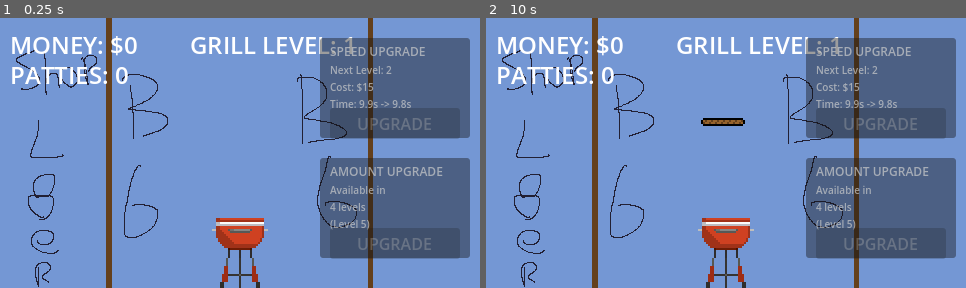
Above: before the commit, frames 1-2 (left to right).
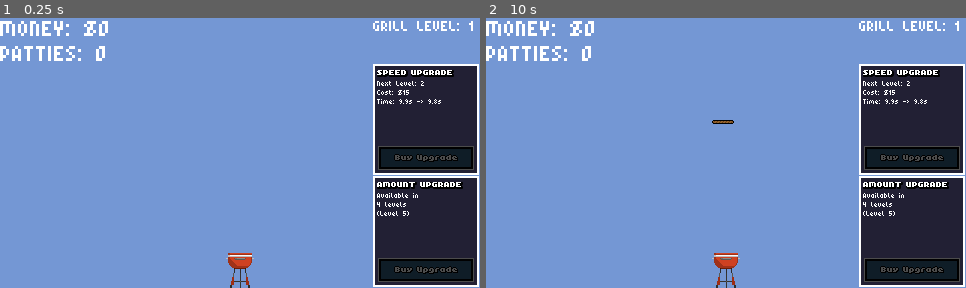
Above: after the commit, the same moments.

Repository: FinochioM/ItShouldBeAGoodGame
Game: Godot game, scene res://Scenes/main_scene.tscn
Two runs of this game, one before a commit and one after it. Both use one fixed random seed, a clock stepped at 60 frames per second and the inputs below. The project has no main scene, so this scene is started directly.
Inputs:
- Up to frame 1 (0.25 s): no input
- Up to frame 2 (10 s): tap Enter at 0.5, 2, 3.5 s; tap Space at 1.25, 2.75, 4.25 s

The runs differ from the first frame. In frame 1, 36% of the frame differs, in the area x 0-100%, y 0-100%; in frame 2, 36%.

Commit message:
manually added ui, added fonts and made sprites smaller

Diff:
--- a/itsgonnabeagoodgame/Scenes/main_scene.tscn
+++ b/itsgonnabeagoodgame/Scenes/main_scene.tscn
@@ -1,27 +1,160 @@
-[gd_scene load_steps=5 format=3 uid="uid://dt7nb2olijhqg"]
+[gd_scene load_steps=18 format=3 uid="uid://dt7nb2olijhqg"]
 
 [ext_resource type="Script" path="res://Scripts/main_scene.gd" id="1_m4eul"]
 [ext_resource type="Texture2D" uid="uid://fkr1wa87tpik" path="res://Textures/temp_bg.png" id="1_on3r6"]
 [ext_resource type="Texture2D" uid="uid://c0dvmkve6a23b" path="res://Textures/grill.png" id="2_q1ic5"]
+[ext_resource type="Texture2D" uid="uid://c4bot60y7g68m" path="res://Textures/panel_bg.png" id="4_h8it7"]
+[ext_resource type="FontFile" uid="uid://b1wpj8blr03x8" path="res://Fonts/Everyday_Slight_Black.ttf" id="5_2x4mp"]
+[ext_resource type="Texture2D" uid="uid://dlnp0v58n0327" path="res://Textures/upgrade_grill_button.png" id="5_hn77c"]
+[ext_resource type="FontFile" uid="uid://dekjyqe4b7kfu" path="res://Fonts/Everyday_Slight.ttf" id="6_61tr5"]
+[ext_resource type="Texture2D" uid="uid://dw0gge25on1wh" path="res://Textures/upgrade_grill_button_pressed.png" id="8_32mtn"]
+[ext_resource type="Texture2D" uid="uid://bni5gn2u4yndl" path="res://Textures/upgrade_grill_button_disabled.png" id="8_57rwp"]
 
 [sub_resource type="RectangleShape2D" id="RectangleShape2D_r0scy"]
-size = Vector2(48, 8)
+size = Vector2(24, 4)
+
+[sub_resource type="LabelSettings" id="LabelSettings_1xgt8"]
+line_spacing = 1.0
+font = ExtResource("6_61tr5")
+font_size = 15
+
+[sub_resource type="LabelSettings" id="LabelSettings_5ctbs"]
+line_spacing = 1.0
+font = ExtResource("6_61tr5")
+font_size = 15
+
+[sub_resource type="LabelSettings" id="LabelSettings_sch8i"]
+line_spacing = 1.0
+font = ExtResource("6_61tr5")
+font_size = 10
+
+[sub_resource type="StyleBoxTexture" id="StyleBoxTexture_b4xt3"]
+texture = ExtResource("4_h8it7")
+
+[sub_resource type="LabelSettings" id="LabelSettings_5w3do"]
+line_spacing = 1.0
+font = ExtResource("5_2x4mp")
+font_size = 5
+shadow_size = 4
+shadow_color = Color(0, 0, 0, 1)
+
+[sub_resource type="LabelSettings" id="LabelSettings_rsnic"]
+line_spacing = 1.0
+font = ExtResource("6_61tr5")
+font_size = 5
+
+[sub_resource type="StyleBoxTexture" id="StyleBoxTexture_j7pmo"]
+texture = ExtResource("4_h8it7")
 
 [node name="MainScene" type="Node2D"]
 script = ExtResource("1_m4eul")
 metadata/_edit_horizontal_guides_ = [150.0]
-metadata/_edit_vertical_guides_ = [231.0]
+metadata/_edit_vertical_guides_ = [240.0]
 
 [node name="Background" type="Sprite2D" parent="."]
 position = Vector2(240, 135)
 texture = ExtResource("1_on3r6")
 
 [node name="Grill" type="StaticBody2D" parent="."]
-position = Vector2(240, 235)
+position = Vector2(240, 252)
 
 [node name="Sprite2D" type="Sprite2D" parent="Grill"]
 texture = ExtResource("2_q1ic5")
 
 [node name="CollisionShape2D" type="CollisionShape2D" parent="Grill"]
-position = Vector2(0, -31)
+position = Vector2(0, -15)
 shape = SubResource("RectangleShape2D_r0scy")
+
+[node name="UI" type="CanvasLayer" parent="."]
+
+[node name="MoneyLabel" type="Label" parent="UI"]
+offset_right = 40.0
+offset_bottom = 23.0
+theme_override_font_sizes/font_size = 0
+text = "TEST"
+label_settings = SubResource("LabelSettings_1xgt8")
+
+[node name="PattyCountLabel" type="Label" parent="UI"]
+offset_top = 25.0
+offset_right = 40.0
+offset_bottom = 48.0
+text = "TEST"
+label_settings = SubResource("LabelSettings_5ctbs")
+
+[node name="GrillLevelLabel" type="Label" parent="UI"]
+offset_left = 373.0
+offset_top = 1.0
+offset_right = 479.0
+offset_bottom = 36.0
+text = "10"
+label_settings = SubResource("LabelSettings_sch8i")
+
+[node name="TimingUpgradeSection" type="Panel" parent="UI"]
+offset_left = 373.0
+offset_top = 46.0
+offset_right = 479.0
+offset_bottom = 157.0
+theme_override_styles/panel = SubResource("StyleBoxTexture_b4xt3")
+
+[node name="Title" type="Label" parent="UI/TimingUpgradeSection"]
+layout_mode = 0
+offset_left = 4.0
+offset_top = 5.0
+offset_right = 56.0
+offset_bottom = 14.0
+text = "SPEED UPGRADE"
+label_settings = SubResource("LabelSettings_5w3do")
+
+[node name="Information" type="Label" parent="UI/TimingUpgradeSection"]
+layout_mode = 0
+offset_left = 4.0
+offset_top = 16.0
+offset_right = 102.0
+offset_bottom = 80.0
+label_settings = SubResource("LabelSettings_rsnic")
+
+[node name="UpgradeButton" type="TextureButton" parent="UI/TimingUpgradeSection"]
+layout_mode = 0
+offset_left = 5.0
+offset_top = 82.0
+offset_right = 101.0
+offset_bottom = 106.0
+texture_normal = ExtResource("5_hn77c")
+texture_pressed = ExtResource("8_32mtn")
+texture_disabled = ExtResource("8_57rwp")
+ignore_texture_size = true
+
+[node name="AmountUpgradeSection" type="Panel" parent="UI"]
+offset_left = 373.0
+offset_top = 158.0
+offset_right = 479.0
+offset_bottom = 269.0
+theme_override_styles/panel = SubResource("StyleBoxTexture_j7pmo")
+
+[node name="Title" type="Label" parent="UI/AmountUpgradeSection"]
+offset_left = 4.0
+offset_top = 5.0
+offset_right = 80.0
+offset_bottom = 14.0
+text = "AMOUNT UPGRADE"
+label_settings = SubResource("LabelSettings_5w3do")
+
+[node name="Information" type="Label" parent="UI/AmountUpgradeSection"]
+offset_left = 4.0
+offset_top = 16.0
+offset_right = 102.0
+offset_bottom = 80.0
+label_settings = SubResource("LabelSettings_rsnic")
+
+[node name="UpgradeButton" type="TextureButton" parent="UI/AmountUpgradeSection"]
+layout_mode = 0
+offset_left = 5.0
+offset_top = 82.0
+offset_right = 101.0
+offset_bottom = 106.0
+texture_normal = ExtResource("5_hn77c")
+texture_pressed = ExtResource("8_32mtn")
+texture_disabled = ExtResource("8_57rwp")
+
+[connection signal="pressed" from="UI/TimingUpgradeSection/UpgradeButton" to="." method="purchase_timing_upgrade"]
+[connection signal="pressed" from="UI/AmountUpgradeSection/UpgradeButton" to="." method="purchase_amount_upgrade"]
--- a/itsgonnabeagoodgame/Scenes/patty.tscn
+++ b/itsgonnabeagoodgame/Scenes/patty.tscn
@@ -4,7 +4,7 @@
 [ext_resource type="Script" path="res://Scripts/patty.gd" id="1_tqht5"]
 
 [sub_resource type="RectangleShape2D" id="RectangleShape2D_3iext"]
-size = Vector2(44, 8)
+size = Vector2(22, 4)
 
 [node name="Patty" type="RigidBody2D"]
 script = ExtResource("1_tqht5")
--- a/itsgonnabeagoodgame/Scripts/main_scene.gd
+++ b/itsgonnabeagoodgame/Scripts/main_scene.gd
@@ -18,20 +18,19 @@
 var amount_upgrade_base_cost: float = 50.0
 var upgrade_cost_multiplier: float = 1.5
 
-@onready var money_label: Label
-@onready var patty_count_label: Label
-@onready var timing_upgrade_button: Button
-@onready var amount_upgrade_button: Button
-@onready var timing_info_label: Label
-@onready var amount_info_label: Label
-@onready var grill_level_label: Label
+@onready var money_label: Label = $UI/MoneyLabel
+@onready var patty_count_label: Label = $UI/PattyCountLabel
+@onready var grill_level_label: Label = $UI/GrillLevelLabel
+@onready var timing_upgrade_button: TextureButton = $UI/TimingUpgradeSection/UpgradeButton
+@onready var amount_upgrade_button: TextureButton = $UI/AmountUpgradeSection/UpgradeButton
+@onready var timing_info_label: Label = $UI/TimingUpgradeSection/Information
+@onready var amount_info_label: Label = $UI/AmountUpgradeSection/Information
 
 var counted_patties = []
 
 func _ready():
 	spawn_position = Vector2(240, 100)
 	update_spawn_interval()
-	create_ui()
 
 	var money_timer = Timer.new()
 	money_timer.wait_time = 1.0
@@ -96,6 +95,7 @@
 	return count
 
 func get_amount_upgrades_count() -> int:
+	@warning_ignore("integer_division")
 	return grill_level / 5
 
 func update_spawn_interval():
@@ -125,76 +125,6 @@
 
 	amount_upgrade_button.disabled = not can_amount_upgrade() or money < get_amount_upgrade_cost()
 
-func create_ui():
-	var canvas_layer = CanvasLayer.new()
-	add_child(canvas_layer)
-
-	money_label = Label.new()
-	money_label.position = Vector2(10, 10)
-	money_label.add_theme_font_size_override("font_size", 24)
-	canvas_layer.add_child(money_label)
-
-	patty_count_label = Label.new()
-	patty_count_label.position = Vector2(10, 40)
-	patty_count_label.add_theme_font_size_override("font_size", 24)
-	canvas_layer.add_child(patty_count_label)
-
-	grill_level_label = Label.new()
-	grill_level_label.position = Vector2(190, 10)
-	grill_level_label.add_theme_font_size_override("font_size", 24)
-	canvas_layer.add_child(grill_level_label)
-
-	create_upgrade_ui(canvas_layer)
-
-func create_upgrade_ui(canvas_layer: CanvasLayer):
-	var timing_section = Panel.new()
-	timing_section.position = Vector2(320, 20)
-	timing_section.size = Vector2(150, 100)
-	timing_section.modulate = Color(0.8, 0.8, 0.8, 0.7)
-	canvas_layer.add_child(timing_section)
-
-	var timing_title = Label.new()
-	timing_title.position = Vector2(10, 5)
-	timing_title.text = "SPEED UPGRADE"
-	timing_title.add_theme_font_size_override("font_size", 12)
-	timing_section.add_child(timing_title)
-
-	timing_info_label = Label.new()
-	timing_info_label.position = Vector2(10, 25)
-	timing_info_label.add_theme_font_size_override("font_size", 10)
-	timing_section.add_child(timing_info_label)
-
-	timing_upgrade_button = Button.new()
-	timing_upgrade_button.position = Vector2(10, 70)
-	timing_upgrade_button.size = Vector2(130, 25)
-	timing_upgrade_button.text = "UPGRADE"
-	timing_upgrade_button.pressed.connect(purchase_timing_upgrade)
-	timing_section.add_child(timing_upgrade_button)
-
-	var amount_section = Panel.new()
-	amount_section.position = Vector2(320, 140)
-	amount_section.size = Vector2(150, 100)
-	amount_section.modulate = Color(0.8, 0.8, 0.8, 0.7)
-	canvas_layer.add_child(amount_section)
-
-	var amount_title = Label.new()
-	amount_title.position = Vector2(10, 5)
-	amount_title.text = "AMOUNT UPGRADE"
-	amount_title.add_theme_font_size_override("font_size", 12)
-	amount_section.add_child(amount_title)
-
-	amount_info_label = Label.new()
-	amount_info_label.position = Vector2(10, 25)
-	amount_info_label.add_theme_font_size_override("font_size", 10)
-	amount_section.add_child(amount_info_label)
-
-	amount_upgrade_button = Button.new()
-	amount_upgrade_button.position = Vector2(10, 70)
-	amount_upgrade_button.size = Vector2(130, 25)
-	amount_upgrade_button.text = "UPGRADE"
-	amount_upgrade_button.pressed.connect(purchase_amount_upgrade)
-	amount_section.add_child(amount_upgrade_button)
-
 func update_ui():
 	if money_label:
 		money_label.text = "MONEY: $%.0f" % money
Binary file added: itsgonnabeagoodgame/Fonts/Everyday_Slight.ttf
Not shown, added: itsgonnabeagoodgame/Fonts/Everyday_Slight.ttf.import
Binary file added: itsgonnabeagoodgame/Fonts/Everyday_Slight_Black.ttf
Not shown, added: itsgonnabeagoodgame/Fonts/Everyday_Slight_Black.ttf.import
Binary file added: itsgonnabeagoodgame/Fonts/Everyday_Slight_Black_Original.ttf
Not shown, added: itsgonnabeagoodgame/Fonts/Everyday_Slight_Black_Original.ttf.import
Binary file added: itsgonnabeagoodgame/Fonts/Everyday_Slight_Bold.ttf
Not shown, added: itsgonnabeagoodgame/Fonts/Everyday_Slight_Bold.ttf.import
Binary file added: itsgonnabeagoodgame/Fonts/Everyday_Slight_Bold_Original.ttf
Not shown, added: itsgonnabeagoodgame/Fonts/Everyday_Slight_Bold_Original.ttf.import
Binary file added: itsgonnabeagoodgame/Fonts/Everyday_Slight_Original.ttf
Not shown, added: itsgonnabeagoodgame/Fonts/Everyday_Slight_Original.ttf.import
(and 12 more such lines)
